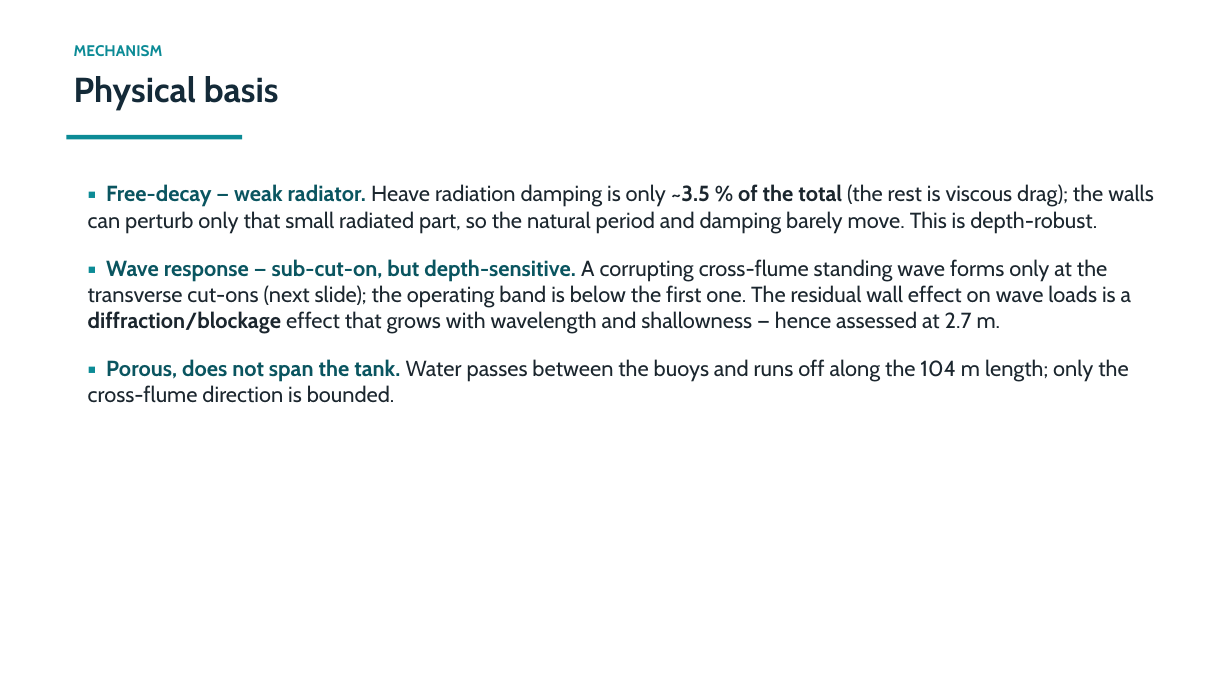
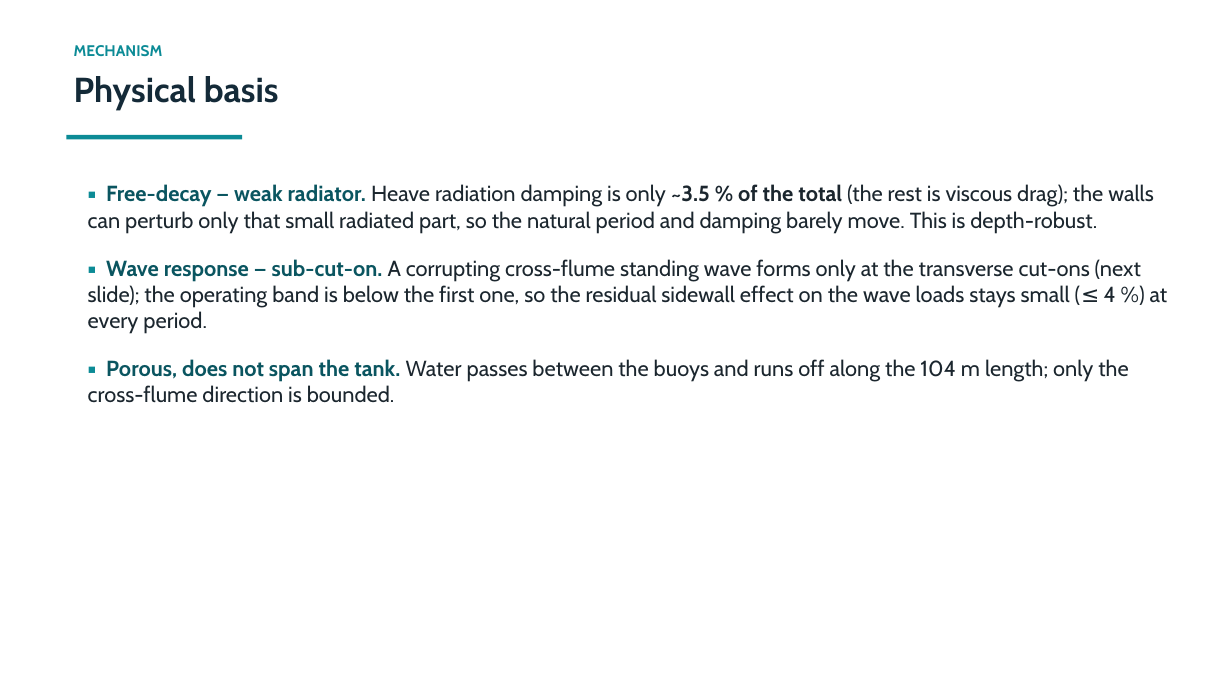
Before and after one commit to xabi80/HSP, a slide deck: slide 4 of studies/platform-12buoy/flume-wall-effect/Flume_wall_effect_technical.pptx. Drawn at 1232x693 pixels with LibreOffice and Linux fonts; fonts in the diff are those of the drawing. Boxes give left, top, right and bottom in pixels: in the first picture for what was removed or moved away, otherwise in the second. Text is boxed around its words. In the diff, an @@ line names an element or a change of style, - is before the commit and + after.

```diff
--- a/studies/platform-12buoy/flume-wall-effect/Flume_wall_effect_technical.pptx
+++ b/studies/platform-12buoy/flume-wall-effect/Flume_wall_effect_technical.pptx
@@ text at <box>88,259,1168,334</box>: text changed @@
-▪ Wave response — sub-cut-on, but depth-sensitive. A corrupting cross-flume standing wave forms only at the transverse cut-ons (next slide); the operating band is below the first one. The residual wall effect on wave loads is a diffraction/blockage effect that grows with wavelength and shallowness — hence assessed at 2.7 m.
+▪ Wave response — sub-cut-on. A corrupting cross-flume standing wave forms only at the transverse cut-ons (next slide); the operating band is below the first one, so the residual sidewall effect on the wave loads stays small (≤ 4 %) at every period.
```
Also in this commit, not shown: 7 other slides changed, 1 slide added, 1 slide removed, 13 other files.
